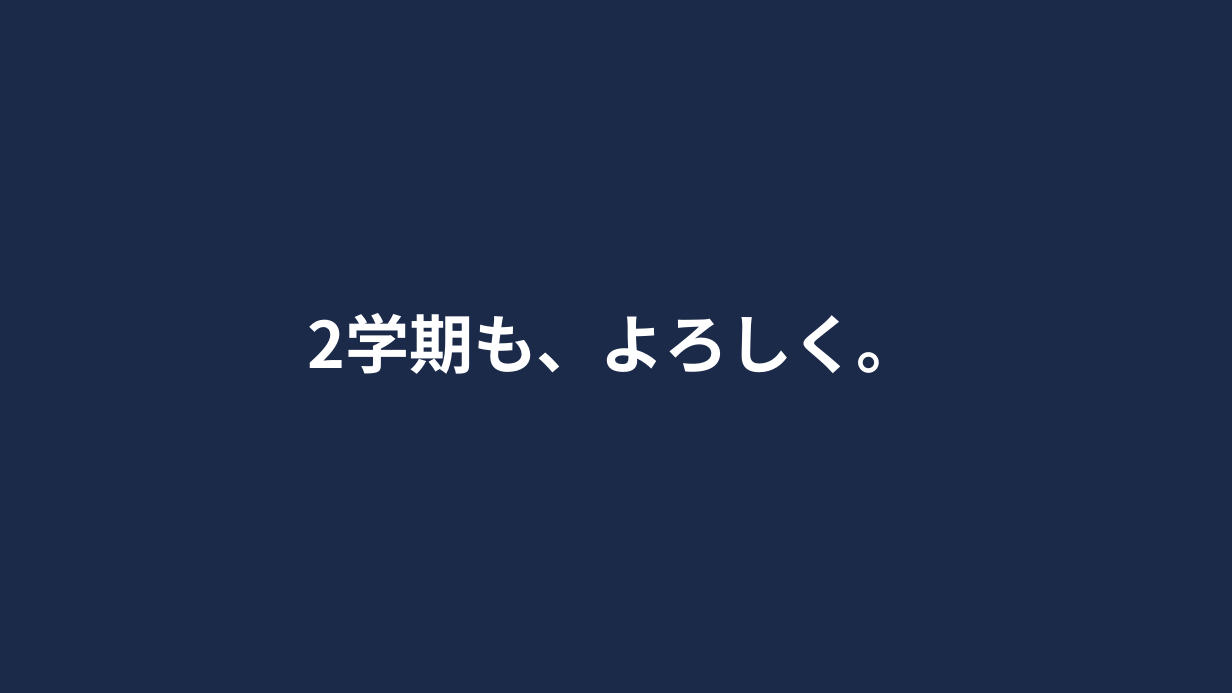
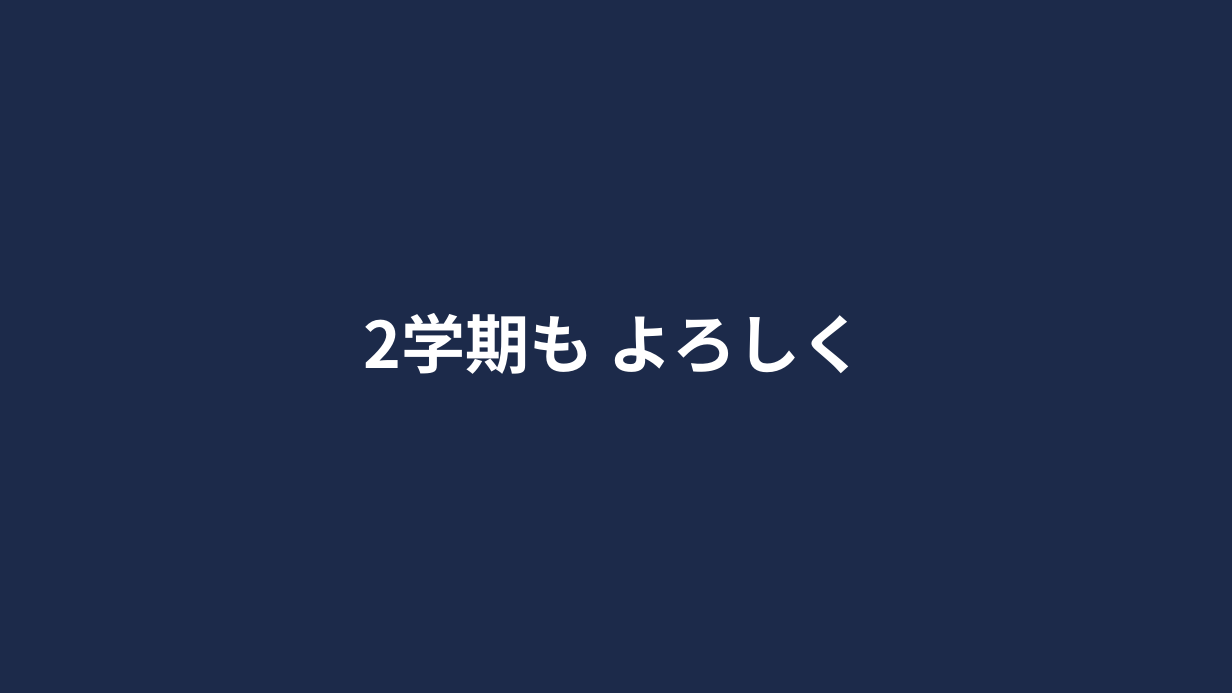
Before and after one commit to A-TOZAK/tateiwa-kenshu, a slide deck: slide 7 of templates/t5_gakkyu_biraki.pptx. Drawn at 1232x693 pixels with LibreOffice and Linux fonts; fonts in the diff are those of the drawing. Boxes give left, top, right and bottom in pixels: in the first picture for what was removed or moved away, otherwise in the second. Text is boxed around its words. In the diff, an @@ line names an element or a change of style, - is before the commit and + after.

```diff
--- a/templates/t5_gakkyu_biraki.pptx
+++ b/templates/t5_gakkyu_biraki.pptx
@@ text at [363,313,865,374]: text changed @@
-2学期も、よろしく。
+2学期も よろしく
```
Also in this commit, not shown: 5 other slides changed, 17 other files.
